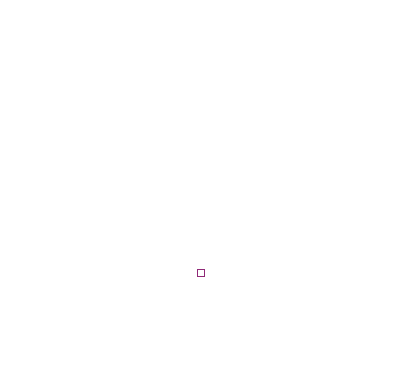
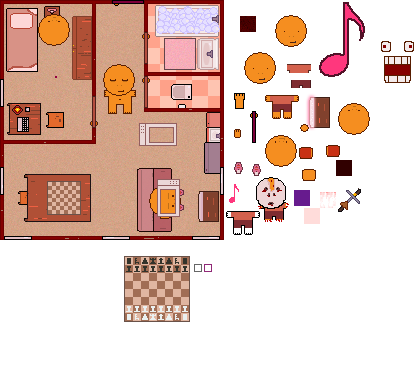
Before/after of a w=420, h=368 layered artwork. What changed in the layer stack:
showed "Layer 10 copy 5" over [275,15,307,47]
showed "Layer 10 copy 4" over [244,52,276,84]
showed "Ellipse 1 copy 2" over [319,2,414,83]
showed "Layer 56 copy 2" over [149,185,181,217]
showed "Layer 56 copy 3" over [38,14,70,46]
showed "Layer 56 copy" over [338,103,370,135]
showed "Layer 56" over [265,135,297,167]
showed "Layer 10 copy 3" over [103,64,135,96]
showed "Layer 1 copy 29" over [0,0,224,240]
showed "Layer 45" over [156,6,220,34]
showed "Layer 49" over [256,177,286,209]
showed "Layer 31" over [72,16,92,80]
showed "Layer 74" over [305,93,330,131]
showed "Layer 26 copy" over [124,256,190,322]
showed "Layer 26" over [47,181,81,215]
showed "Layer 54" over [24,174,91,222]
showed "Layer 19" over [164,38,196,70]
showed "Layer 37" over [7,103,41,135]
showed "Layer 39" over [137,168,172,232]
showed "Layer 28" over [155,5,219,37]
showed "Layer 1 copy 39" over [144,80,224,112]
showed "Layer 52" over [6,8,38,72]
showed "Layer 32" over [144,0,224,80]
showed "Layer 0" over [0,0,224,240]
…and 90 more changes (1 added, 1 painted, 88 visibility)
